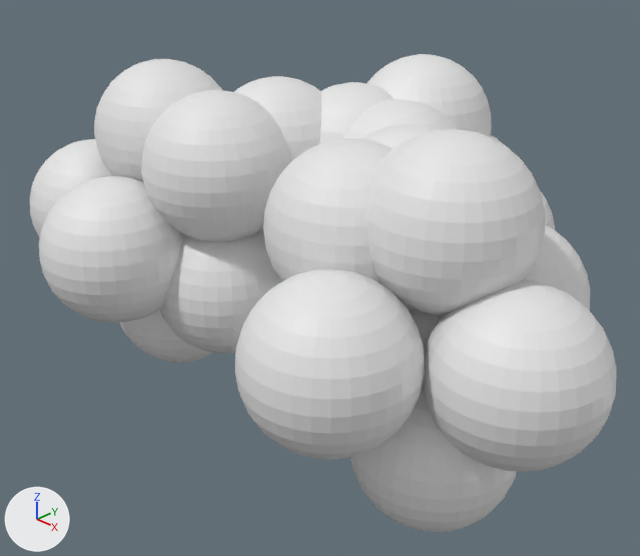
A saved change to the Blender file Tools/Map SilverSkyEnt Space Engineers Server.blend.
One viewpoint serves both versions: a 50 mm lens placed at (4.48, -3.78, 2.89), pointed at (0.19, 0.54, -0.05). Lighting does not change. The marker at lower left points along +X, +Y and +Z.

The first picture shows 'BH_AM_11', 'BH_AM_15', 'BH_AM_16', 'BH_AM_17', 'BH_AM_18', 'BH_RM_06', 'BH_SM_19', 'BH_SM_20', 'BH_SM_21', 'BH_SM_23', 'BH_SM_24', 'BH_SM_27'.
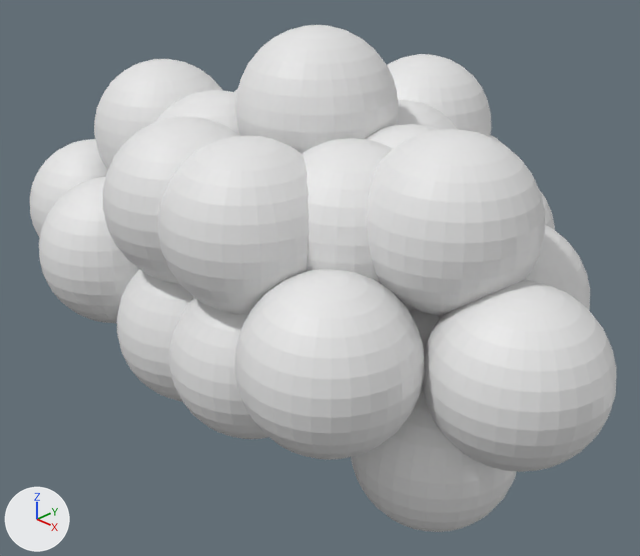
What changed in the scene script:
```text
Change ob_bh_bl_33:
    remove ob_bh_bl_33.hide_viewport = True
Change ob_bh_bl_32:
    remove ob_bh_bl_32.hide_viewport = True
Change ob_bh_bl_31:
    remove ob_bh_bl_31.hide_viewport = True
Change ob_bh_bl_29:
    remove ob_bh_bl_29.hide_viewport = True
Change ob_bh_bl_30:
    remove ob_bh_bl_30.hide_viewport = True
```

Boxes (x1, y1, x2, y2) around the edits, measured in the pictures (640 x 556 px):
'BH_BL_30', shown: after (158, 136, 309, 315)
'BH_BL_33', shown: after (236, 25, 398, 154)
'BH_BL_29', shown: after (103, 116, 240, 284)
'BH_BL_32', shown: after (169, 297, 268, 439)
'BH_BL_31', shown: after (117, 269, 194, 402)
'BH_SM_20', unchanged, covered by the edit: before (141, 90, 291, 242); after (155, 90, 241, 136)
'BH_SM_21', unchanged, covered by the edit: before (159, 228, 282, 353)
'BH_SM_19', unchanged, covered by the edit: before (234, 76, 322, 162)
'BH_RM_01', unchanged, covered by the edit: before (319, 82, 395, 145)
